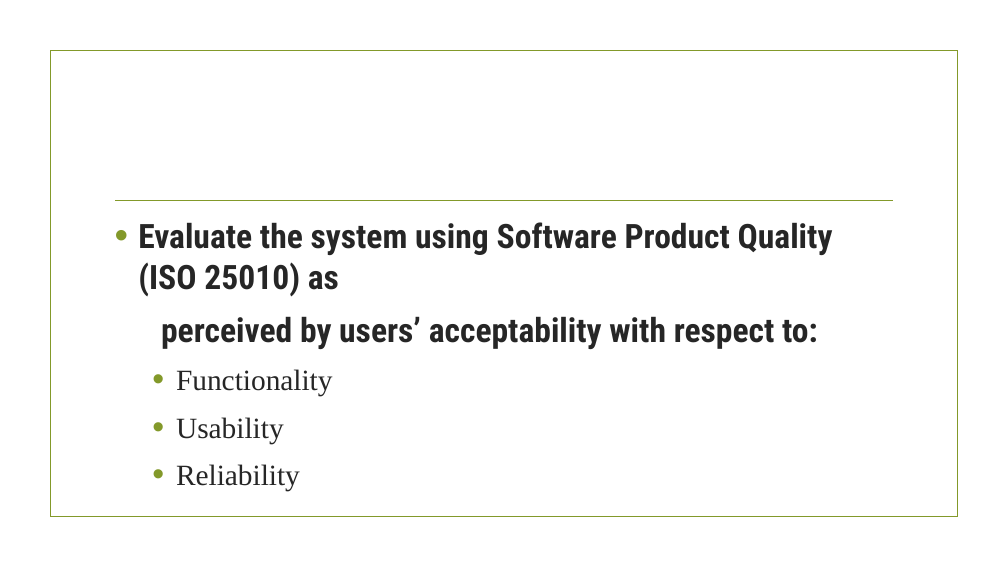
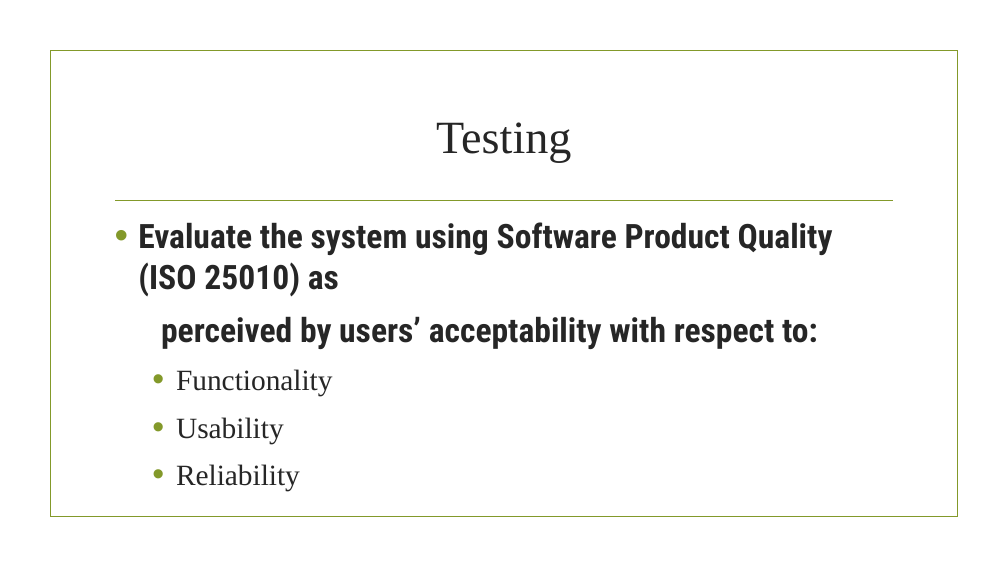
Before and after one commit to taongnyebe/BSCS-3-Profiling-System, a slide deck: slide 7 of Documentations/kath/Presentation-of-chapter-1.pptx (slide 6 before the commit). Drawn at 1008x567 pixels with LibreOffice and Linux fonts; fonts in the diff are those of the drawing; background and template pictures are left out. Boxes give left, top, right and bottom in pixels: in the first picture for what was removed or moved away, otherwise in the second. Text is boxed around its words. In the diff, an @@ line names an element or a change of style, - is before the commit and + after.

```diff
--- a/Documentations/kath/Presentation-of-chapter-1.pptx
+++ b/Documentations/kath/Presentation-of-chapter-1.pptx
@@ title added at (436, 122, 571, 162), 44 pt, text #262626 @@
+Testing
```
Also in this commit, not shown: 3 slides added, 3 other files.
